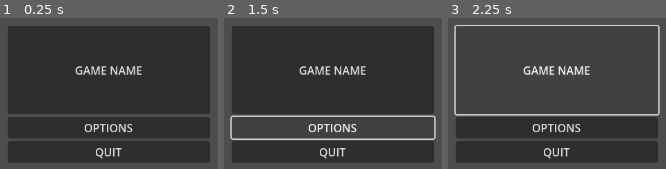
Above: before the commit, frames 1-3 (left to right).
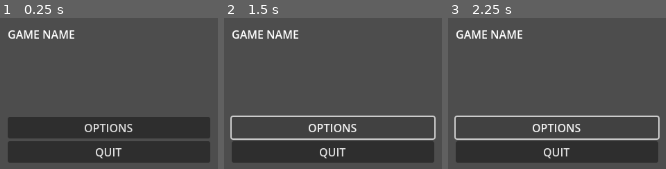
Above: after the commit, the same moments.

Repository: kprsandilya/c3-game
Game: Godot game, scene res://Menu.tscn
Two runs of this game, one before a commit and one after it. Both use one fixed random seed, a clock stepped at 60 frames per second and the inputs below.
Inputs:
- Up to frame 1 (0.25 s): no input
- Up to frame 2 (1.5 s): click "GAME NAME" (after the commit: "OPTIONS") at 0.5 s; click "OPTIONS" at 1.25 s
- Up to frame 3 (2.25 s): click "GAME NAME" (after the commit: "OPTIONS") at 2 s

The runs differ from the first frame. In frame 1, 54% of the frame differs, in the area x 3-97%, y 5-64%; in frame 2, 54%; in frame 3, 7.2%.

Commit message:
Changed some menu stuff

Diff:
--- a/godot-game/Menu.tscn
+++ b/godot-game/Menu.tscn
@@ -22,7 +22,7 @@
 grow_horizontal = 2
 grow_vertical = 2
 
-[node name="Button2" type="Button" parent="VBoxContainer2"]
+[node name="Button2" type="RichTextLabel" parent="VBoxContainer2"]
 layout_mode = 2
 size_flags_vertical = 3
 text = "GAME NAME"
